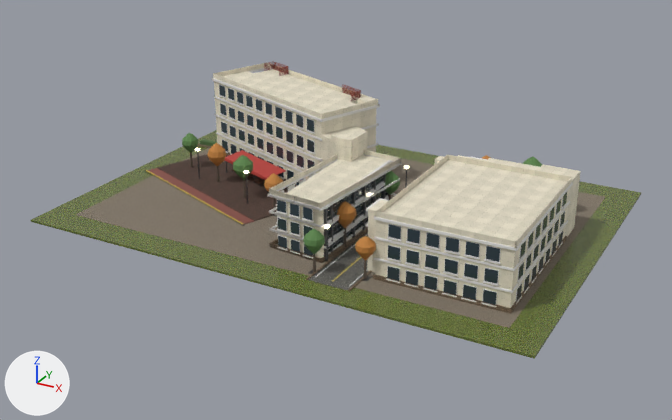
Two versions of the glTF model public/models/zone5.glb, one commit apart.
One viewpoint serves both versions: a camera (50 mm lens) standing at (52.7, -110.3, 50.2) and looking at (-2.0, -10.9, 0.5). Arrows for +X, +Y and +Z are at lower left; the lights stay in place. The first picture is the older version. Where no turn or scale is listed for an object, it has been applied to the vertices. Vertices at exactly the same position are counted once.

The scene before the commit, as lines of its bpy script (objects in view):
```python
ob_frame = bpy.data.objects.new('Frame', me_cube_041)
ob_frame.location = (-6.9, -6.8, 5.8)
ob_mh_entry_canopy = bpy.data.objects.new('MH_Entry_Canopy', me_mh_entry_canopy_mesh)
ob_mh_entry_canopy.location = (-4.7, -6.7, 5.9)
ob_mh_mass_main = bpy.data.objects.new('MH_Mass_Main', me_mh_mass_main_mesh)
ob_mh_mass_main.location = (-1.5, -7.1, 6.2)
ob_wh_fac_hall01_back_frame = bpy.data.objects.new('WH_Fac_Hall01_Back_Frame', me_wh_fac_hall01_back_frame_mesh)
ob_wh_fac_hall01_back_frame.location = (-0.5, -9.4, 6.0)
ob_wh_fac_hall01_back_glass = bpy.data.objects.new('WH_Fac_Hall01_Back_Glass', me_wh_fac_hall01_back_glass_mesh)
ob_wh_fac_hall01_back_glass.location = (-0.9, -9.4, 5.7)
# also in view: 'WH_Site_GrassApron' at (-2.0, -8.0, -0.2); 'WH_Fac_Hall01_Base' at (-3.6, -9.0, 0.3); 'WH_Site_Tree_Autumn' at (0.9, -10.4, 4.2); 'WH_Site_Pavement' at (-2.0, -8.0, -0.1); 'WH_Site_Plaza' at (-19.7, -8.6, 0.1)
```
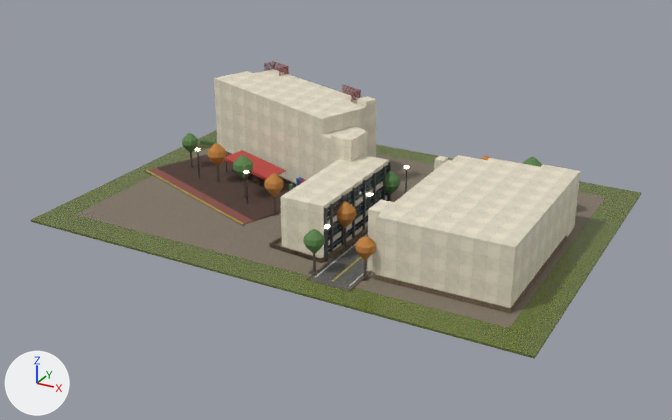
Pixel boxes [x1, y1, x2, y2] of what changed, in the pictures (672 x 420 px):
'MH_Mass_Main', reshaped
    before: [213, 63, 581, 308]
    after: [214, 69, 581, 308]
'WH_Fac_Hall01_Back_Glass', deleted
    before: [219, 85, 567, 305]
'WH_Fac_Hall01_Back_Frame', deleted
    before: [212, 67, 573, 307]
'MH_Entry_Canopy', deleted (mostly hidden)
    before: [324, 157, 487, 254]
part 1 of me_mh_mass_main_mesh, deleted
    before: [213, 63, 378, 119]
part 2 of me_mh_mass_main_mesh, deleted
    before: [269, 150, 400, 208]
part 3 of me_mh_mass_main_mesh, deleted
    before: [375, 155, 572, 247]

The change, as a list of edits to the scene's bpy script:
```text
Change me_mh_mass_main_mesh:
    used by ob_mh_mass_main; location = (-1.5, -7.1, 6.2)
    remove me_mh_mass_main_mesh.from_pydata(...)  # 338 vertices, 687 faces; spans x -28.5..28.5, y -18.0..18.0, z -6.2..6.2
    add me_mh_mass_main_mesh.from_pydata(...)  # 266 vertices, 543 faces; spans x -28.5..28.5, y -17.9..17.3, z -6.2..6.2
    me_mh_mass_main_mesh part 1: the loose piece of 24 vertices spanning x -28.5..-0.6, y -0.9..18.0, z 5.4..6.2 is deleted
    me_mh_mass_main_mesh part 2: the loose piece of 24 vertices spanning x -2.6..6.6, y -17.4..1.3, z 0.8..1.5 is deleted
    me_mh_mass_main_mesh part 3: the loose piece of 24 vertices spanning x 12.3..28.5, y -18.0..2.7, z 1.6..2.2 is deleted
Remove ob_mh_entry_canopy:
    ob_mh_entry_canopy = bpy.data.objects.new('MH_Entry_Canopy', me_mh_entry_canopy_mesh)
    ob_mh_entry_canopy.location = (-4.7, -6.7, 5.9)
Remove ob_wh_fac_hall01_back_frame:
    ob_wh_fac_hall01_back_frame = bpy.data.objects.new('WH_Fac_Hall01_Back_Frame', me_wh_fac_hall01_back_frame_mesh)
    ob_wh_fac_hall01_back_frame.location = (-0.5, -9.4, 6.0)
Remove ob_wh_fac_hall01_back_glass:
    ob_wh_fac_hall01_back_glass = bpy.data.objects.new('WH_Fac_Hall01_Back_Glass', me_wh_fac_hall01_back_glass_mesh)
    ob_wh_fac_hall01_back_glass.location = (-0.9, -9.4, 5.7)
```
